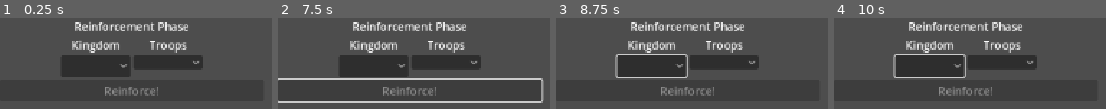
Above: before the commit, frames 1-4 (left to right).
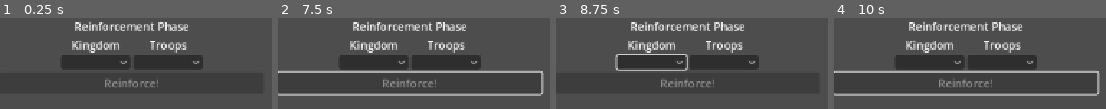
Above: after the commit, the same moments.

Repository: MakerMacAttack/stormlight-conquest
Game: Godot game, scene res://Scenes/Reinforcement/reinforcement.tscn
The game is run twice, just before and just after one commit, with the same random seed, the same clock (stepped at 60 frames per second) and the same inputs. This scene is started directly instead of the project's main scene.
Inputs (mouse positions are in pixels of both pictures, inside the frame that each line leads up to; where the layout moved, square brackets give the same spot in the first picture):
- Up to frame 1 (0.25 s): no input
- Up to frame 2 (7.5 s): click (373, 62) [373, 66] at 0.5 s; click (446, 62) at 1.25 s; tap Enter at 2, 3.5, 5 s; move the mouse to (outside the picture) at 2.02 s; hold Right (ui_right) 2.03-2.78 s; click (outside the picture) at 2.17 s; tap Space at 2.75, 4.25, 5.75 s; move the mouse to (outside the picture) at 2.77 s; hold Down (ui_down) 2.78-3.53 s; move the mouse to (outside the picture) at 3.52 s; hold Right (ui_right) 3.53-4.28 s; move the mouse to (outside the picture) at 4.27 s; hold Up (ui_up) 4.28-5.03 s; click (outside the picture) at 4.42 s; move the mouse to (outside the picture) at 5.02 s; hold Left (ui_left) 5.03-6.53 s; move the mouse to (outside the picture) at 5.77 s; move the mouse to (outside the picture) at 6.52 s; hold Down (ui_down) 6.53-7.28 s; click (outside the picture) at 6.67 s; move the mouse to (outside the picture) at 7.27 s; hold Right (ui_right) from 7.28 s (still down)
- Up to frame 3 (8.75 s): move the mouse to (outside the picture) at 8.02 s; release Right (ui_right) at 8.03 s; hold Up (ui_up) from 8.03 s (still down)
- Up to frame 4 (10 s): move the mouse to (outside the picture) at 8.77 s; release Up (ui_up) at 8.78 s; hold Right (ui_right) 8.78-9.53 s; click (outside the picture) at 8.92 s; move the mouse to (outside the picture) at 9.52 s; hold Down (ui_down) from 9.53 s (still down)

The runs differ from the first frame. In frame 1, 2.6% of the frame differs, in the area x 22-59%, y 47-86%; in frame 2, 12%, in the area x 0-98%, y 47-94%; in frame 3, 3.6%; in frame 4, 9.0%.

Commit message:
Started the Attack component, Reinforcement now complete

Diff:
--- a/Globals/SignalHub.gd
+++ b/Globals/SignalHub.gd
@@ -5,9 +5,18 @@
 signal gameBegin
 signal refreshLabels
 
+signal endReinforce
+signal endCombat
+
 
 func onBeginPressed(numberOfPlayers, playerDetails) -> void:
 	gameBegin.emit(numberOfPlayers, playerDetails)
 
-func onUpdateTroops() ->void:
+func onUpdateTroops() -> void:
 	refreshLabels.emit()
+
+func onReinforcementBonusZero() -> void:
+	endReinforce.emit()
+
+func onCombatEnd() -> void:
+	endCombat.emit()
--- /dev/null
+++ b/Scenes/Attack/attack.gd
@@ -0,0 +1,19 @@
+extends Control
+
+class_name Attack
+
+
+@onready var select_attacker: OptionButton = $vBoxContainer/hBoxContainer/vBoxContainer/selectAttacker
+@onready var select_defender: OptionButton = $vBoxContainer/hBoxContainer/vBoxContainer2/selectDefender
+@onready var select_force: OptionButton = $vBoxContainer/hBoxContainer/vBoxContainer3/selectForce
+
+@onready var attack_button: Button = $vBoxContainer/hBoxContainer2/attackButton
+@onready var auto_attack_button: Button = $vBoxContainer/hBoxContainer2/autoAttackButton
+
+@onready var stop_button: Button = $vBoxContainer/stopButton
+
+
+
+
+func _on_stop_button_pressed() -> void:
+	SignalHub.onCombatEnd()
--- /dev/null
+++ b/Scenes/Attack/attack.tscn
@@ -0,0 +1,91 @@
+[gd_scene format=3 uid="uid://bgw3d1eobso17"]
+
+[ext_resource type="Script" uid="uid://bj7vj2i74pmva" path="res://Scenes/Attack/attack.gd" id="1_vtts5"]
+
+[node name="Attack" type="Control" unique_id=2130148275]
+layout_mode = 3
+anchors_preset = 15
+anchor_right = 1.0
+anchor_bottom = 1.0
+offset_right = -772.0
+grow_horizontal = 2
+grow_vertical = 2
+script = ExtResource("1_vtts5")
+
+[node name="vBoxContainer" type="VBoxContainer" parent="." unique_id=1559197182]
+layout_mode = 1
+anchors_preset = 15
+anchor_right = 1.0
+anchor_bottom = 1.0
+grow_horizontal = 2
+grow_vertical = 2
+
+[node name="label" type="Label" parent="vBoxContainer" unique_id=1123745130]
+layout_mode = 2
+text = "Combat Phase"
+horizontal_alignment = 1
+
+[node name="hBoxContainer" type="HBoxContainer" parent="vBoxContainer" unique_id=615500771]
+layout_mode = 2
+alignment = 1
+
+[node name="vBoxContainer" type="VBoxContainer" parent="vBoxContainer/hBoxContainer" unique_id=1657116318]
+custom_minimum_size = Vector2(100, 0)
+layout_mode = 2
+
+[node name="labelAttacker" type="Label" parent="vBoxContainer/hBoxContainer/vBoxContainer" unique_id=446031492]
+layout_mode = 2
+text = "Attacker"
+horizontal_alignment = 1
+
+[node name="selectAttacker" type="OptionButton" parent="vBoxContainer/hBoxContainer/vBoxContainer" unique_id=1816534065]
+layout_mode = 2
+
+[node name="vBoxContainer2" type="VBoxContainer" parent="vBoxContainer/hBoxContainer" unique_id=524913664]
+custom_minimum_size = Vector2(100, 0)
+layout_mode = 2
+
+[node name="labelDefender" type="Label" parent="vBoxContainer/hBoxContainer/vBoxContainer2" unique_id=2033751826]
+layout_mode = 2
+text = "Defender"
+horizontal_alignment = 1
+
+[node name="selectDefender" type="OptionButton" parent="vBoxContainer/hBoxContainer/vBoxContainer2" unique_id=1126309308]
+layout_mode = 2
+
+[node name="vBoxContainer3" type="VBoxContainer" parent="vBoxContainer/hBoxContainer" unique_id=261629578]
+layout_mode = 2
+
+[node name="labelTroops" type="Label" parent="vBoxContainer/hBoxContainer/vBoxContainer3" unique_id=113598416]
+layout_mode = 2
+text = "How many?"
+
+[node name="selectForce" type="OptionButton" parent="vBoxContainer/hBoxContainer/vBoxContainer3" unique_id=501316047]
+layout_mode = 2
+
+[node name="hBoxContainer2" type="HBoxContainer" parent="vBoxContainer" unique_id=2061191900]
+layout_mode = 2
+alignment = 1
+
+[node name="attackButton" type="Button" parent="vBoxContainer/hBoxContainer2" unique_id=1084065822]
+layout_mode = 2
+disabled = true
+text = "ATTACK!"
+
+[node name="autoAttackButton" type="Button" parent="vBoxContainer/hBoxContainer2" unique_id=1757608601]
+layout_mode = 2
+disabled = true
+text = "Auto-Battle"
+
+[node name="control" type="Control" parent="vBoxContainer" unique_id=1127365903]
+custom_minimum_size = Vector2(0, 70)
+layout_mode = 2
+
+[node name="stopButton" type="Button" parent="vBoxContainer" unique_id=1360049446]
+layout_mode = 2
+text = "End Combat (for now...)"
+
+[connection signal="item_selected" from="vBoxContainer/hBoxContainer/vBoxContainer/selectAttacker" to="." method="_on_select_region_selected"]
+[connection signal="item_selected" from="vBoxContainer/hBoxContainer/vBoxContainer2/selectDefender" to="." method="_on_select_bonus_selected"]
+[connection signal="pressed" from="vBoxContainer/hBoxContainer2/attackButton" to="." method="_on_reinforce_button_pressed"]
+[connection signal="pressed" from="vBoxContainer/stopButton" to="." method="_on_stop_button_pressed"]
--- a/Scenes/Battle/battle.gd
+++ b/Scenes/Battle/battle.gd
@@ -2,8 +2,6 @@
 
 
 @onready var player_select: PlayerSelect = $playerSelect
-#@onready var board: Board = $hBoxContainer/board
-#@onready var board: Board = $hBoxContainer/subViewportContainer/subViewport/board
 @onready var board: Board = $hBoxContainer/mapCards/subViewportContainer/subViewport/board
 @onready var actions_help: VBoxContainer = $hBoxContainer/actionsHelp
 
@@ -29,6 +27,7 @@
 func _ready() -> void:
 	SignalHub.gameBegin.connect(onBegin)
 	SignalHub.refreshLabels.connect(updateAllLabels)
+	SignalHub.endReinforce.connect(reinforceEnd)
 	for newColor in Constants.DEFAULT_COLORS:
 		if newColor.displayName != "Neutral":
 			playerColors.append(PlayerColor.new(newColor))
@@ -60,12 +59,23 @@
 	var attachReinforcement: Reinforcement = REINFORCEMENT.instantiate()
 	attachReinforcement.custom_minimum_size = Vector2(0,400)
 	actions_help.add_child(attachReinforcement)
+	actions_help.set
 	var currentPlayerRegions = game.regions.filter(filterRegions)
 	attachReinforcement.territories = currentPlayerRegions
 	attachReinforcement.bonus = 3
 	# generate the various troop strength displays
 	# figure out turn order
 	# figure out the code to make the game proceed through the actions of a turn.
+
+func reinforceEnd() -> void:
+	get_node(^"hBoxContainer/actionsHelp/Reinforcement").queue_free() # this can't be the best way to do this.
+	# get every region owned by the current owner
+	# Because we just reinforced, it's impossible to have none with >1 troop
+	# Narrow to the ones with >1 troop
+	# Make a collective Set of all neighbors from all regions
+	# Get all those regions
+	# If at least one is owned by a foe, advance to Combat Phase
+	# Else, advance to Redeployment Phase
 
 func updateAllLabels() -> void:
 	var theMap = board.get_child(0)
--- a/Scenes/Reinforcement/reinforcement.gd
+++ b/Scenes/Reinforcement/reinforcement.gd
@@ -30,9 +30,6 @@
 var selectedBonus: int = 0
 
 
-signal reinforcePhaseEnd
-
-
 func addToBonus(extraBonus) -> void:
 	bonus += extraBonus
 
@@ -40,18 +37,15 @@
 	if selectedRegion == null || selectedBonus == 0:
 		pass
 	else:
-		print(selectedRegion.troops)
-		print(selectedRegion.displayName)
-		print(select_bonus)
 		selectedRegion.troops = selectedRegion.troops + selectedBonus
-		print(selectedRegion.troops)
 		bonus = -1 * selectedBonus # because I'm using a setter I have to pass it this way
 		selectedRegion = null
 		selectedBonus = 0
 		select_bonus.select(0)
 		select_region.select(0)
 	SignalHub.onUpdateTroops()
-	# if bonus now equals 0, emit the signal that this phase is done.
+	if bonus == 0:
+		SignalHub.onReinforcementBonusZero()
 
 
 func _on_select_region_selected(index: int) -> void:
--- a/Scenes/Reinforcement/reinforcement.tscn
+++ b/Scenes/Reinforcement/reinforcement.tscn
@@ -40,9 +40,6 @@
 
 [node name="selectRegion" type="OptionButton" parent="vBoxContainer/hBoxContainer/vBoxContainer" unique_id=1816534065]
 layout_mode = 2
-item_count = 1
-popup/item_0/text = "-"
-popup/item_0/id = 0
 
 [node name="vBoxContainer2" type="VBoxContainer" parent="vBoxContainer/hBoxContainer" unique_id=524913664]
 custom_minimum_size = Vector2(100, 0)
Not shown, added: Scenes/Attack/attack.gd.uid
